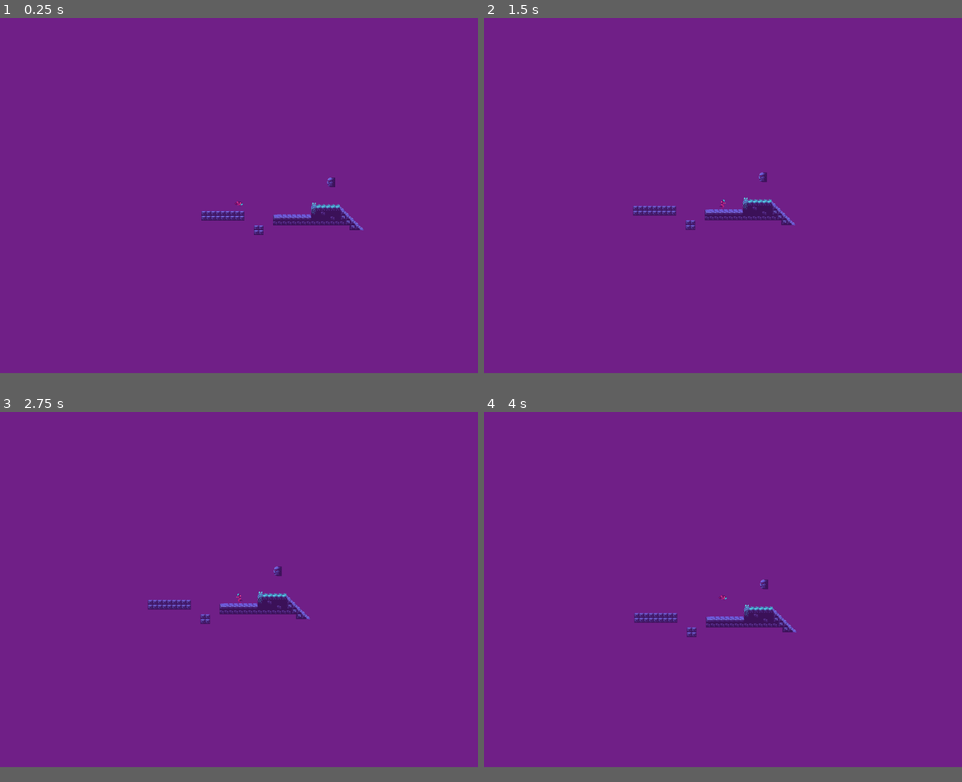
Above: before the commit, frames 1-4 (two rows, left to right).
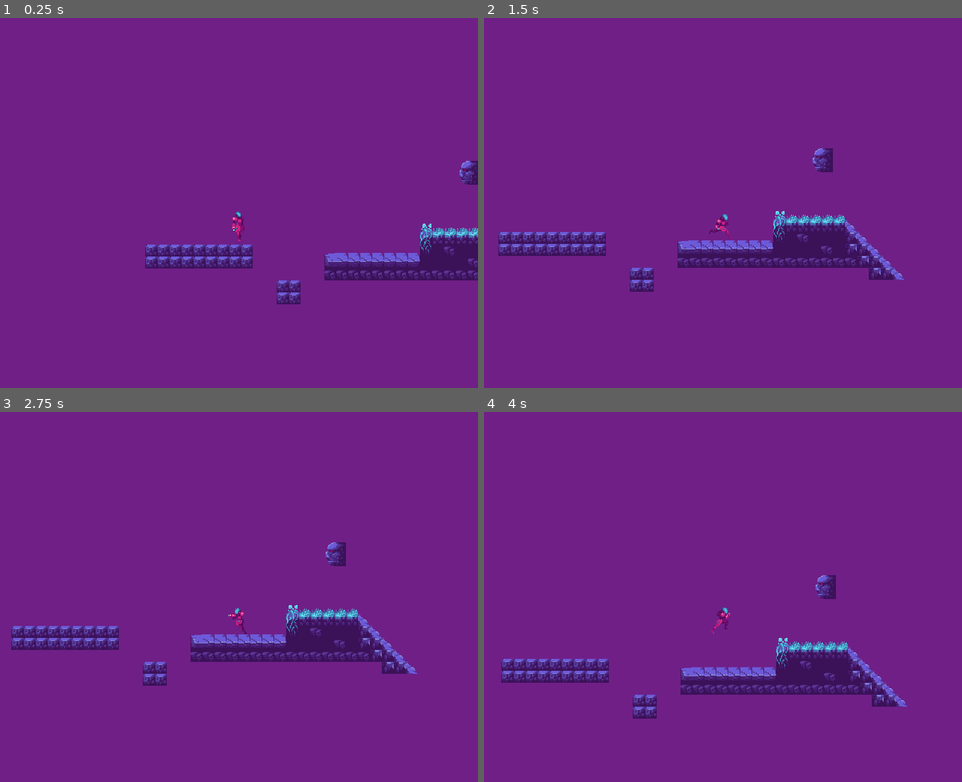
Above: after the commit, the same moments.

Repository: dorukbalci/Player-Discretion-is-Advised
Game: Godot game, scene res://Levels/00-WarpedCave/WarpedCave.tscn
Two runs of this game, one before a commit and one after it. Both use one fixed random seed, a clock stepped at 60 frames per second and the inputs below. The project has no main scene, so this scene is started directly.
Inputs:
- Up to frame 1 (0.25 s): no input
- Up to frame 2 (1.5 s): hold D (move_right) from 0.53 s (still down); tap L (shoot, bound only after the commit) at 0.6 s; tap Space (jump) at 0.77, 0.8, 1.07, 1.35 s
- Up to frame 3 (2.75 s): tap Space (jump) at 1.52, 1.82, 2.3 s; tap L (shoot, bound only after the commit) at 1.55, 2.1 s; release D (move_right) at 2.03 s; hold A (move_left) from 2.03 s (still down)
- Up to frame 4 (4 s): release A (move_left) at 2.78 s; hold D (move_right) from 2.78 s (still down); tap L (shoot, bound only after the commit) at 2.85 s; tap Space (jump) at 3.02, 3.32, 3.6, 3.77 s
In our replay, the window is 800x600 before the commit and 800x625 after it. These sizes can differ from the game's own. Grey fills any space a smaller window leaves; there, only what the larger window draws over its background counts as a difference.

The runs differ from the first frame. In frame 1, 6.0% of the frame differs, in the area x 30-100%, y 38-78%; in frame 2, 7.2%; in frame 3, 7.2%; in frame 4, 7.3%, in the area x 3-89%, y 44-83%.

Commit message:
Shooting
Implemented shooting. Any modifications I could make to it, the changes feel the most traditionally conforming ones. In most games that contain shooting, there is also differences in the way you can shoot. It creates a diversity. So in this one it might make sense to keep 'shooting' as one simple thing for now. Or explore the space it creates. One of the common themes that emerge out of this way of game making is that there are some commonalities between the things you can change in different things. The size, the quantity; if it is physical; the weight, friction, etc.. Right now I am just focused on finishing this 'closed game', and it is giving me plenty of leads to explore.

Diff:
--- /dev/null
+++ b/Components/Player/Bullet/bullet.gd
@@ -0,0 +1,20 @@
+extends AnimatedSprite2D
+
+@export var speed := 600
+var direction : int
+
+func _physics_process(delta: float) -> void:
+	move_local_x(direction * speed * delta)
+
+
+func _on_timer_timeout() -> void:
+	queue_free()
+
+
+func _on_hitbox_area_entered(area: Area2D) -> void:
+	print('bullet area entered')
+
+
+
+func _on_hitbox_body_entered(body: Node2D) -> void:
+	print('bullet body entered')
--- /dev/null
+++ b/Components/Player/Bullet/bullet.tscn
@@ -0,0 +1,54 @@
+[gd_scene load_steps=7 format=3 uid="uid://cvl4qg0uem5o3"]
+
+[ext_resource type="Texture2D" uid="uid://kp3nu6l2im4k" path="res://Components/Player/Bullet/shot.png" id="1_01cp1"]
+[ext_resource type="Script" path="res://Components/Player/Bullet/bullet.gd" id="2_1jt0y"]
+
+[sub_resource type="AtlasTexture" id="AtlasTexture_vwgmk"]
+atlas = ExtResource("1_01cp1")
+region = Rect2(0, 0, 6, 4)
+
+[sub_resource type="AtlasTexture" id="AtlasTexture_nvp7r"]
+atlas = ExtResource("1_01cp1")
+region = Rect2(6, 0, 6, 4)
+
+[sub_resource type="SpriteFrames" id="SpriteFrames_5muwa"]
+animations = [{
+"frames": [],
+"loop": true,
+"name": &"default",
+"speed": 5.0
+}, {
+"frames": [{
+"duration": 1.0,
+"texture": SubResource("AtlasTexture_vwgmk")
+}, {
+"duration": 1.0,
+"texture": SubResource("AtlasTexture_nvp7r")
+}],
+"loop": true,
+"name": &"shot",
+"speed": 10.0
+}]
+
+[sub_resource type="RectangleShape2D" id="RectangleShape2D_t6d81"]
+size = Vector2(6, 4)
+
+[node name="Bullet" type="AnimatedSprite2D"]
+sprite_frames = SubResource("SpriteFrames_5muwa")
+animation = &"shot"
+script = ExtResource("2_1jt0y")
+
+[node name="Timer" type="Timer" parent="."]
+wait_time = 5.0
+one_shot = true
+autostart = true
+
+[node name="Hitbox" type="Area2D" parent="."]
+collision_layer = 2
+
+[node name="CollisionShape2D" type="CollisionShape2D" parent="Hitbox"]
+shape = SubResource("RectangleShape2D_t6d81")
+
+[connection signal="timeout" from="Timer" to="." method="_on_timer_timeout"]
+[connection signal="area_entered" from="Hitbox" to="." method="_on_hitbox_area_entered"]
+[connection signal="body_entered" from="Hitbox" to="." method="_on_hitbox_body_entered"]
--- a/Components/Player/Player.gd
+++ b/Components/Player/Player.gd
@@ -1,4 +1,9 @@
 extends CharacterBody2D
+
+@export var bullet = preload("res://Components/Player/Bullet/bullet.tscn")
+@onready var muzzle : Marker2D = $Muzzle
+var muzzle_position
+
 @onready var animated_sprite_2d: AnimatedSprite2D = $AnimatedSprite2D
 
 @export var gravity := 1000
@@ -10,20 +15,22 @@
 @export var jumpForce : int = 300
 @export var jump_hspeed := 1000
 
-enum playerState {Idle, Run, Jump}
+enum playerState {Idle, Run, Jump, Shoot}
 var current_state : playerState
 
 var character_sprite : Sprite2D
 
 func _ready() -> void:
 	current_state = playerState.Idle
+	muzzle_position = muzzle.position
 
 func _physics_process(delta: float) -> void:
 	player_falling(delta)
 	player_idle(delta)
 	player_run(delta)
 	player_jump(delta)
-
+	swap_muzzle_position()
+	player_shoot(delta)
 	move_and_slide()
 
 	player_animations()
@@ -56,13 +63,36 @@
 		velocity.x += direction * jump_hspeed * delta
 		velocity.x = clamp(velocity.x, -max_hspeed,max_hspeed)
 
+func player_shoot(delta: float):
+	var direction = input_movement()
+
+	if direction != 0 and Input.is_action_just_pressed('shoot'):
+
+		var bullet_instance = bullet.instantiate() as Node2D
+		bullet_instance.direction = direction
+
+		bullet_instance.global_position = muzzle.global_position
+		get_parent().add_child(bullet_instance)
+		current_state = playerState.Shoot
+
+func swap_muzzle_position():
+	var direction = input_movement()
+	if direction > 0:
+		muzzle.position.x = muzzle_position.x
+	elif direction < 0:
+		muzzle.position.x = -muzzle_position.x
+
 func player_animations():
 	if current_state == playerState.Idle and is_on_floor():
 		animated_sprite_2d.play('idle')
-	elif current_state == playerState.Run and is_on_floor():
+	elif current_state == playerState.Run and animated_sprite_2d.animation != 'run_shoot':
 		animated_sprite_2d.play('run')
-	elif current_state == playerState.Jump or !is_on_floor():
+	elif current_state == playerState.Jump:
 		animated_sprite_2d.play('jump')
+	elif current_state == playerState.Shoot:
+		animated_sprite_2d.play('run_shoot')
+
+
 
 func input_movement():
 	var direction : float = Input.get_axis('move_left','move_right')
--- a/Components/Player/player.tscn
+++ b/Components/Player/player.tscn
@@ -1,9 +1,10 @@
-[gd_scene load_steps=27 format=3 uid="uid://buu2hemimtnb4"]
+[gd_scene load_steps=38 format=3 uid="uid://buu2hemimtnb4"]
 
 [ext_resource type="Texture2D" uid="uid://x73oechq486" path="res://Components/Player/player-idle.png" id="1_dy6ck"]
 [ext_resource type="Script" path="res://Components/Player/Player.gd" id="1_kxsxc"]
 [ext_resource type="Texture2D" uid="uid://bp6u36n84avbv" path="res://Components/Player/player-run.png" id="2_6qe07"]
 [ext_resource type="Texture2D" uid="uid://c0obq8rxlc25a" path="res://Components/Player/player-jump.png" id="3_qqdql"]
+[ext_resource type="Texture2D" uid="uid://dh8vfs0sphrc6" path="res://Components/Player/player-run-shoot.png" id="5_01bng"]
 
 [sub_resource type="AtlasTexture" id="AtlasTexture_0myak"]
 atlas = ExtResource("1_dy6ck")
@@ -83,6 +84,46 @@
 
 [sub_resource type="AtlasTexture" id="AtlasTexture_s85vr"]
 atlas = ExtResource("2_6qe07")
+region = Rect2(720, 0, 80, 80)
+
+[sub_resource type="AtlasTexture" id="AtlasTexture_vwbnx"]
+atlas = ExtResource("5_01bng")
+region = Rect2(0, 0, 80, 80)
+
+[sub_resource type="AtlasTexture" id="AtlasTexture_psd7k"]
+atlas = ExtResource("5_01bng")
+region = Rect2(80, 0, 80, 80)
+
+[sub_resource type="AtlasTexture" id="AtlasTexture_ea2kh"]
+atlas = ExtResource("5_01bng")
+region = Rect2(160, 0, 80, 80)
+
+[sub_resource type="AtlasTexture" id="AtlasTexture_dtwd0"]
+atlas = ExtResource("5_01bng")
+region = Rect2(240, 0, 80, 80)
+
+[sub_resource type="AtlasTexture" id="AtlasTexture_j1jhw"]
+atlas = ExtResource("5_01bng")
+region = Rect2(320, 0, 80, 80)
+
+[sub_resource type="AtlasTexture" id="AtlasTexture_mfuxl"]
+atlas = ExtResource("5_01bng")
+region = Rect2(400, 0, 80, 80)
+
+[sub_resource type="AtlasTexture" id="AtlasTexture_e58s1"]
+atlas = ExtResource("5_01bng")
+region = Rect2(480, 0, 80, 80)
+
+[sub_resource type="AtlasTexture" id="AtlasTexture_kiwgk"]
+atlas = ExtResource("5_01bng")
+region = Rect2(560, 0, 80, 80)
+
+[sub_resource type="AtlasTexture" id="AtlasTexture_axf66"]
+atlas = ExtResource("5_01bng")
+region = Rect2(640, 0, 80, 80)
+
+[sub_resource type="AtlasTexture" id="AtlasTexture_mrug1"]
+atlas = ExtResource("5_01bng")
 region = Rect2(720, 0, 80, 80)
 
 [sub_resource type="SpriteFrames" id="SpriteFrames_eprnx"]
@@ -166,6 +207,41 @@
 "loop": true,
 "name": &"run",
 "speed": 12.0
+}, {
+"frames": [{
+"duration": 1.0,
+"texture": SubResource("AtlasTexture_vwbnx")
+}, {
+"duration": 1.0,
+"texture": SubResource("AtlasTexture_psd7k")
+}, {
+"duration": 1.0,
+"texture": SubResource("AtlasTexture_ea2kh")
+}, {
+"duration": 1.0,
+"texture": SubResource("AtlasTexture_dtwd0")
+}, {
+"duration": 1.0,
+"texture": SubResource("AtlasTexture_j1jhw")
+}, {
+"duration": 1.0,
+"texture": SubResource("AtlasTexture_mfuxl")
+}, {
+"duration": 1.0,
+"texture": SubResource("AtlasTexture_e58s1")
+}, {
+"duration": 1.0,
+"texture": SubResource("AtlasTexture_kiwgk")
+}, {
+"duration": 1.0,
+"texture": SubResource("AtlasTexture_axf66")
+}, {
+"duration": 1.0,
+"texture": SubResource("AtlasTexture_mrug1")
+}],
+"loop": true,
+"name": &"run_shoot",
+"speed": 10.0
 }]
 
 [sub_resource type="CapsuleShape2D" id="CapsuleShape2D_5kj1h"]
@@ -179,9 +255,12 @@
 [node name="AnimatedSprite2D" type="AnimatedSprite2D" parent="."]
 position = Vector2(0, -24)
 sprite_frames = SubResource("SpriteFrames_eprnx")
-animation = &"jump"
+animation = &"run_shoot"
 autoplay = "idle"
 
 [node name="CollisionShape2D" type="CollisionShape2D" parent="."]
 position = Vector2(0, -20)
 shape = SubResource("CapsuleShape2D_5kj1h")
+
+[node name="Muzzle" type="Marker2D" parent="."]
+position = Vector2(16, -24)
--- /dev/null
+++ b/Experiments/experiment level/ViewportParent.tscn
@@ -0,0 +1,21 @@
+[gd_scene load_steps=4 format=3 uid="uid://crhskkx66oegr"]
+
+[ext_resource type="Shader" path="res://Utility/Shaders/DitherShader/DitherShader.gdshader" id="1_i8u6f"]
+[ext_resource type="PackedScene" uid="uid://bsrboysxtjjus" path="res://Experiments/experiment level/experimentlevel.tscn" id="2_jv6g8"]
+
+[sub_resource type="ShaderMaterial" id="ShaderMaterial_s00y4"]
+shader = ExtResource("1_i8u6f")
+shader_parameter/u_bit_depth = null
+shader_parameter/u_contrast = null
+shader_parameter/u_offset = null
+shader_parameter/u_dither_size = null
+
+[node name="ViewportParent" type="SubViewportContainer"]
+material = SubResource("ShaderMaterial_s00y4")
+
+[node name="SubViewport" type="SubViewport" parent="."]
+handle_input_locally = false
+size = Vector2i(1600, 1200)
+render_target_update_mode = 4
+
+[node name="experiment" parent="SubViewport" instance=ExtResource("2_jv6g8")]
--- a/Experiments/experiment level/experimentlevel.tscn
+++ b/Experiments/experiment level/experimentlevel.tscn
@@ -49,3 +49,7 @@
 YOU REMEMBER
 WHAT YOU NEVER HAD"
 label_settings = SubResource("LabelSettings_rmc21")
+
+[node name="ColorRect" type="ColorRect" parent="."]
+offset_right = 1599.0
+offset_bottom = 1198.0
--- a/project.godot
+++ b/project.godot
@@ -20,8 +20,8 @@
 
 [display]
 
-window/size/viewport_width=1600
-window/size/viewport_height=1200
+window/size/viewport_width=640
+window/size/viewport_height=500
 window/size/window_width_override=1280
 window/size/window_height_override=720
 window/stretch/mode="viewport"
@@ -45,6 +45,11 @@
 "events": [Object(InputEventKey,"resource_local_to_scene":false,"resource_name":"","device":-1,"window_id":0,"alt_press …(191 unchanged characters)…
 ]
 }
+shoot={
+"deadzone": 0.5,
+"events": [Object(InputEventKey,"resource_local_to_scene":false,"resource_name":"","device":-1,"window_id":0,"alt_pressed":false,"shift_pressed":false,"ctrl_pressed":false,"meta_pressed":false,"pressed":false,"keycode":0,"physical_keycode":76,"key_label":0,"unicode":108,"location":0,"echo":false,"script":null)
+]
+}
 
 [layer_names]
 
Binary file added: Components/Player/Bullet/shot.png
Not shown, added: Components/Player/Bullet/shot.png.import
Binary file added: Components/Player/player-run-shoot.png
Not shown, added: Components/Player/player-run-shoot.png.import
Binary file added: Components/Player/player-shoot-up.png
Not shown, added: Components/Player/player-shoot-up.png.import
